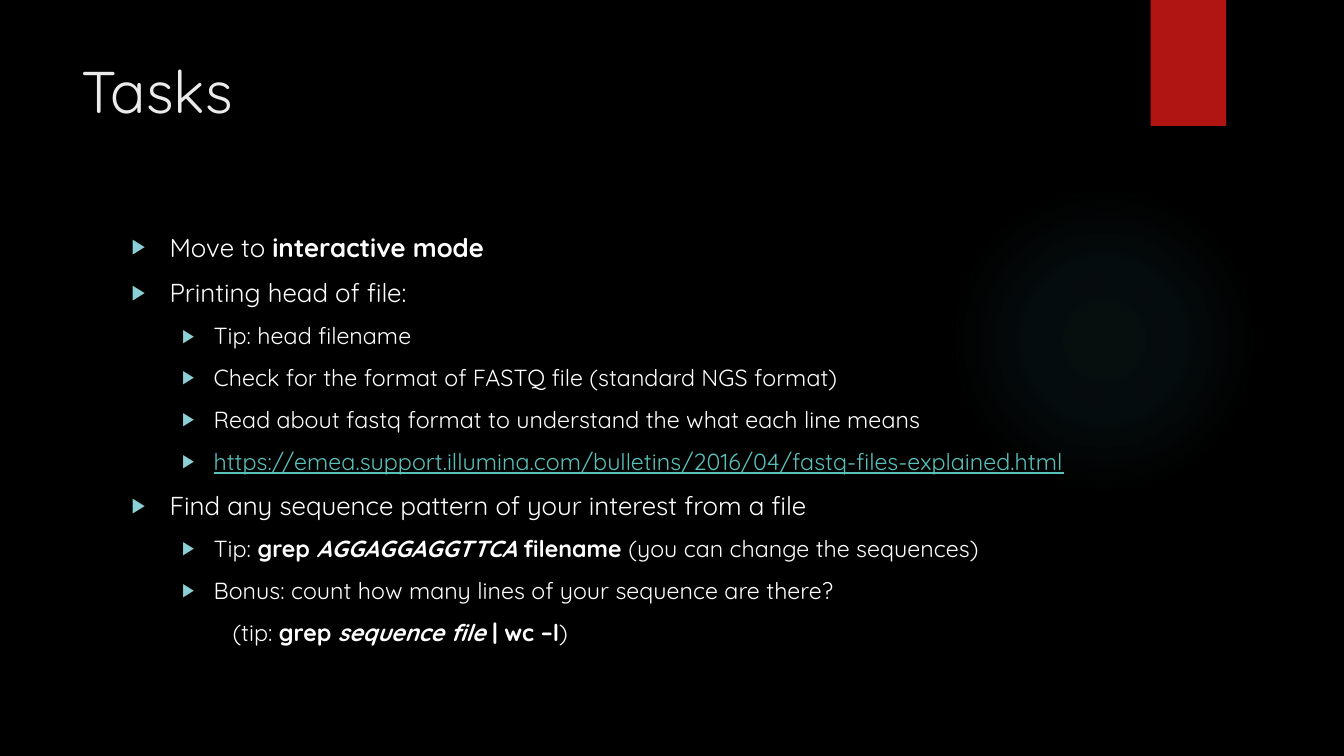
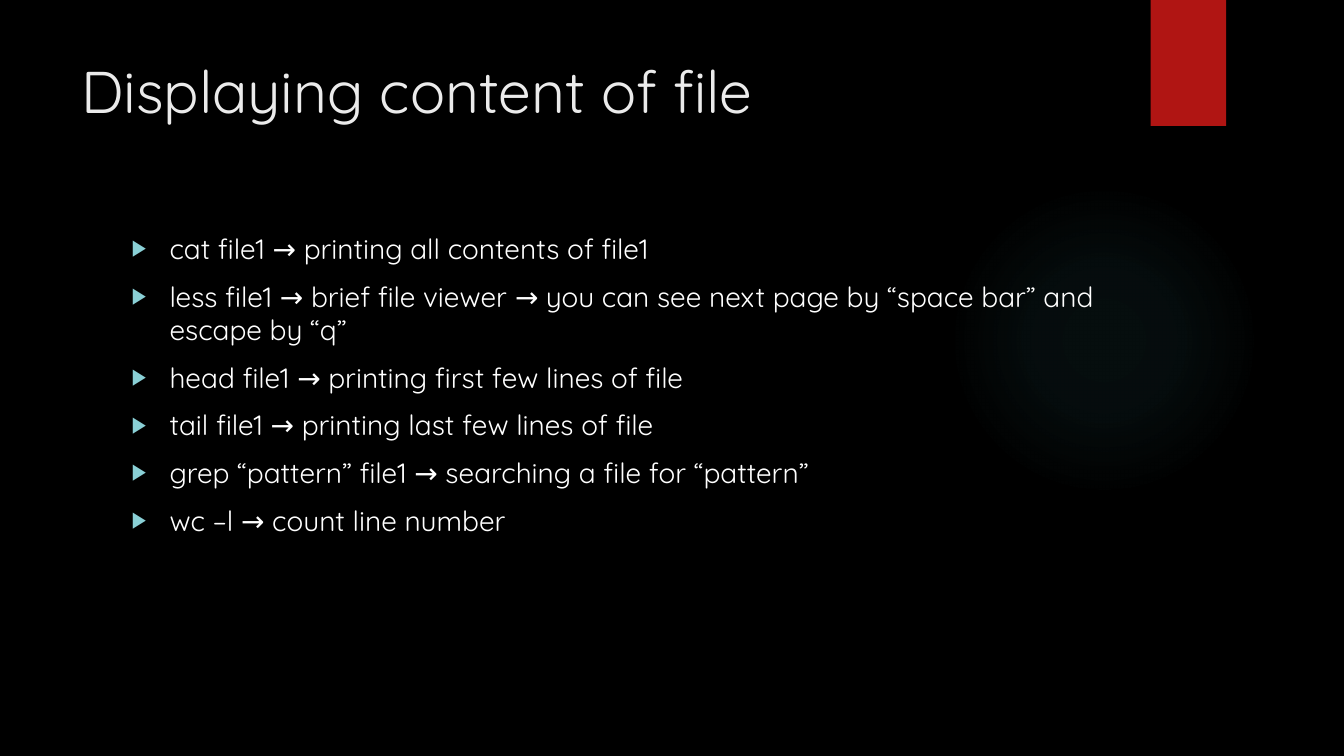
Before and after one commit to sysmedicine/KCLModule2_2021, a slide deck: slide 4 of Slides/IntroToLinux_Day2.pptx (slide 22 before the commit). Drawn at 1344x756 pixels with LibreOffice and Linux fonts; fonts in the diff are those of the drawing; background and template pictures are left out. Boxes give left, top, right and bottom in pixels: in the first picture for what was removed or moved away, otherwise in the second. Text is boxed around its words. In the diff, an @@ line names an element or a change of style, - is before the commit and + after.

```diff
--- a/Slides/IntroToLinux_Day2.pptx
+++ b/Slides/IntroToLinux_Day2.pptx
@@ title at bbox=[81, 69, 752, 125]: text changed @@
-Tasks
+Displaying content of file
@@ text at bbox=[170, 238, 1093, 532]: text changed; size 16.6 to 20 pt @@
-▶ Move to interactive mode
-▶ Printing head of file:
-  ▶ Tip: head filename
-  ▶ Check for the format of FASTQ file (standard NGS format)
-  ▶ Read about fastq format to understand the what each line means
-  ▶ https://emea.support.illumina.com/bulletins/2016/04/fastq-files-explained.html
-▶ Find any sequence pattern of your interest from a file
-  ▶ Tip: grep AGGAGGAGGTTCA filename (you can change the sequences)
-  ▶ Bonus: count how many lines of your sequence are there?
-  (tip: grep sequence file | wc –l)
+▶ cat file1 → printing all contents of file1
+▶ less file1 → brief file viewer → you can see next page by “space bar” and escape by “q”
+▶ head file1 → printing first few lines of file
+▶ tail file1 → printing last few lines of file
+▶ grep “pattern” file1 → searching a file for “pattern”
+▶ wc –l → count line number
```
Also in this commit, not shown: 3 other slides changed, 11 slides added, 19 slides removed, 1 other file.
